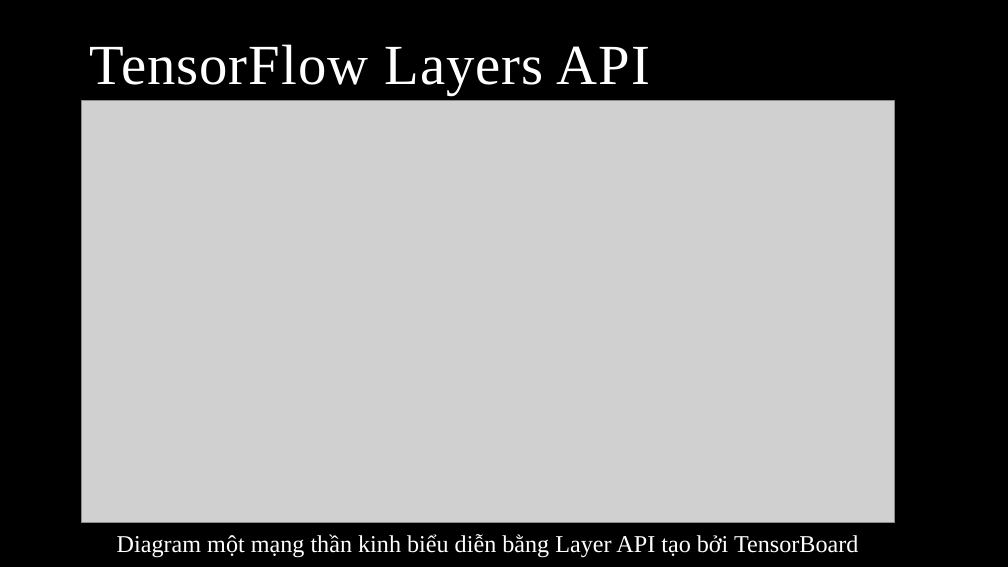
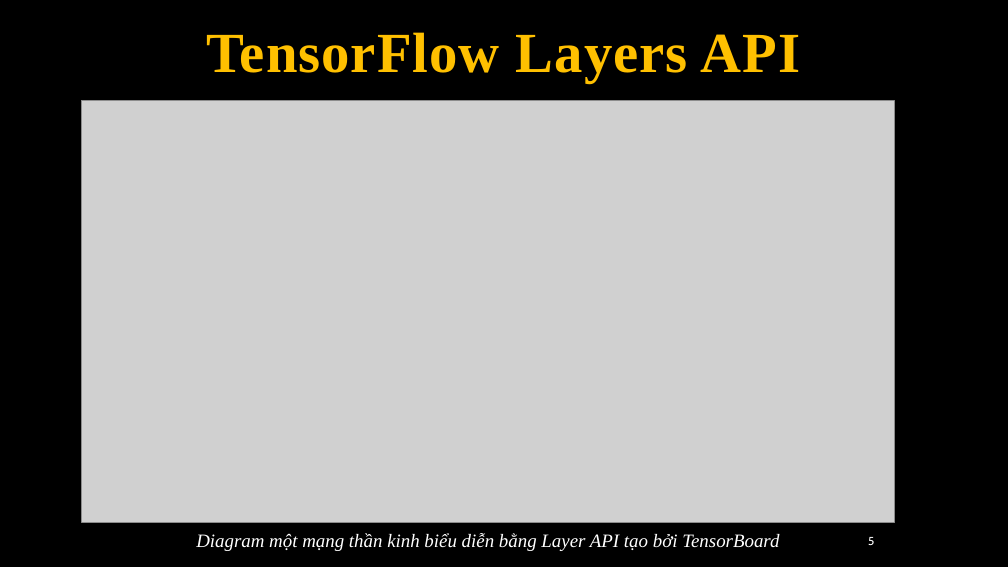
Before and after one commit to hqhoangvuong/DoAn1_CNTT, a slide deck: slide 6 of BaoCao.pptx (slide 10 before the commit). Drawn at 1008x567 pixels with LibreOffice and Linux fonts; fonts in the diff are those of the drawing; grey boxes stand for pictures; background and template pictures are left out. Boxes give left, top, right and bottom in pixels: in the first picture for what was removed or moved away, otherwise in the second. Text is boxed around its words. In the diff, an @@ line names an element or a change of style, - is before the commit and + after.

```diff
--- a/BaoCao.pptx
+++ b/BaoCao.pptx
@@ title "TensorFlow Layers API": place and size @@
-title "TensorFlow Layers API" at box(89, 44, 650, 95)
+title "TensorFlow Layers API" at box(206, 32, 801, 83)
@@ title "TensorFlow Layers API" at box(206, 32, 801, 83): text colour #FFFFFF to #FFC000, bold on; alignment left to centre @@
@@ text "Diagram một mạng thần kinh ..." at box(196, 533, 779, 551): size 23 to 18 pt, italic on @@
@@ page number added at box(868, 537, 874, 545), 11 pt, text #FFFFFF @@
+5
```
Also in this commit, not shown: 14 other slides changed, 8 slides removed, 4 other files.
